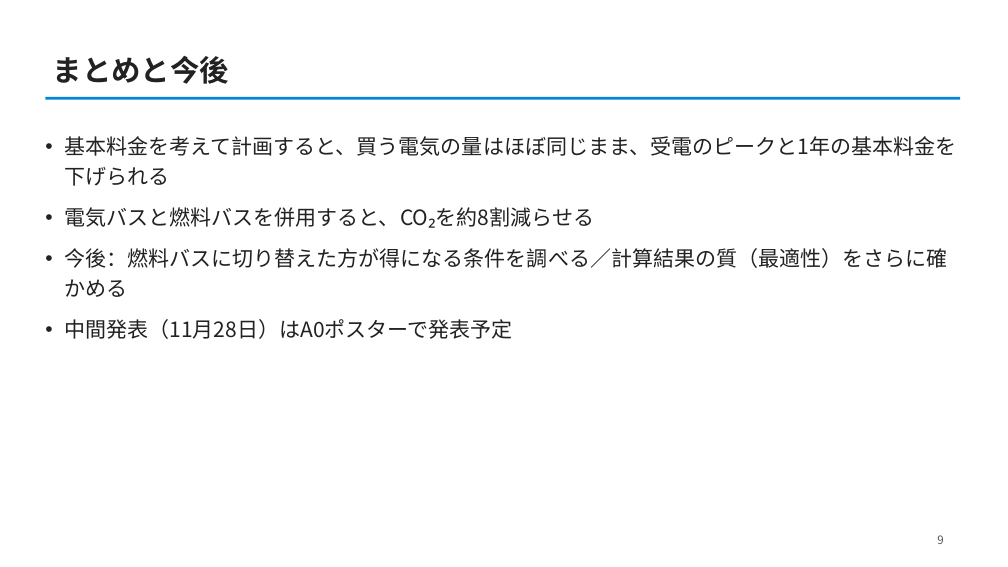
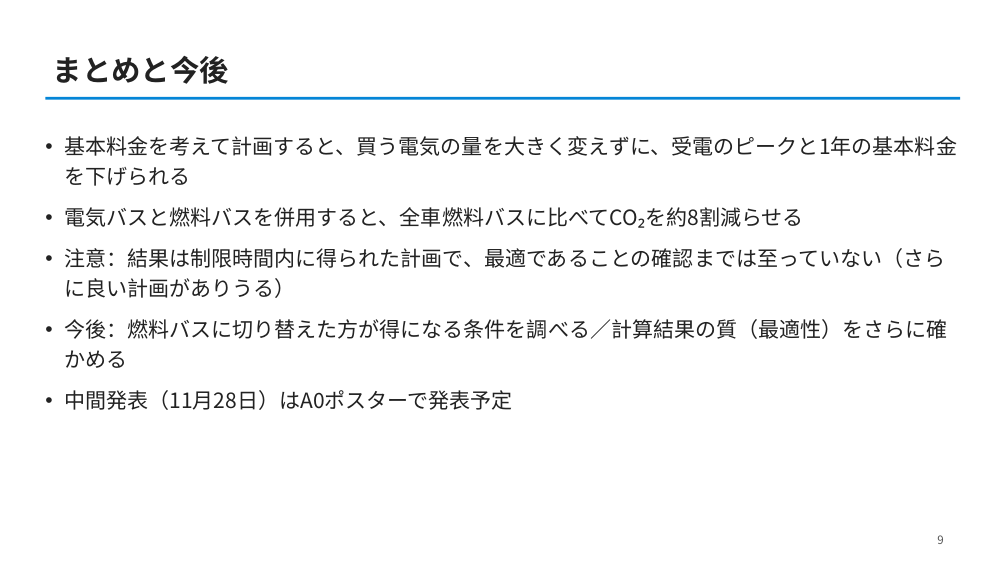
Before and after one commit to CYLIU2003/master-course, a slide deck: slide 9 of outcome/2026-10-22_lab_progress/lab_progress_20261022.pptx. Drawn at 1008x567 pixels with LibreOffice and Linux fonts; fonts in the diff are those of the drawing. Boxes give left, top, right and bottom in pixels: in the first picture for what was removed or moved away, otherwise in the second. Text is boxed around its words. In the diff, an @@ line names an element or a change of style, - is before the commit and + after.

```diff
--- a/outcome/2026-10-22_lab_progress/lab_progress_20261022.pptx
+++ b/outcome/2026-10-22_lab_progress/lab_progress_20261022.pptx
@@ text at <box>64,136,957,298</box>: text changed @@
-• 基本料金を考えて計画すると、買う電気の量はほぼ同じまま、受電のピークと1年の基本料金を下げられる
-• 電気バスと燃料バスを併用すると、CO₂を約8割減らせる
+• 基本料金を考えて計画すると、買う電気の量を大きく変えずに、受電のピークと1年の基本料金を下げられる
+• 電気バスと燃料バスを併用すると、全車燃料バスに比べてCO₂を約8割減らせる
+• 注意：結果は制限時間内に得られた計画で、最適であることの確認までは至っていない（さらに良い計画がありうる）
```
Also in this commit, not shown: 7 other slides changed, 5 other files.
